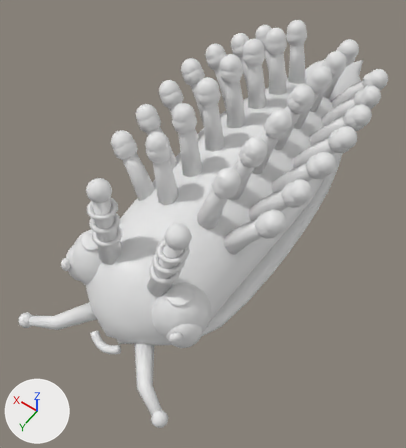
Before and after pictures for a commit that changed the FBX model EvolutionShop/Assets/EvolutionShop/Resources/Art/DioramaKit/DioramaDrizzler.fbx.
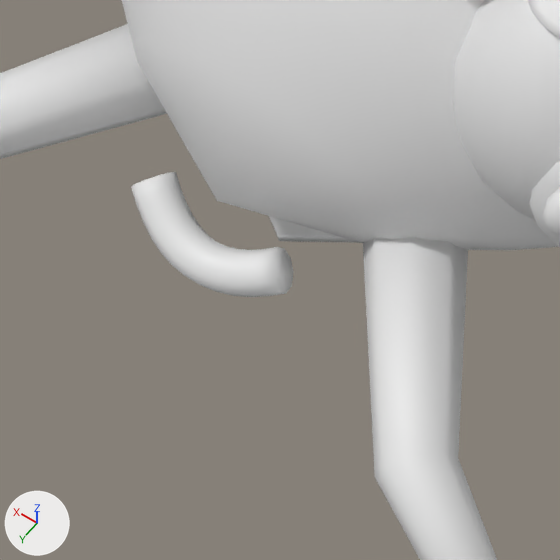
The first picture shows the older version from a 50 mm lens placed at (-0.307, 0.567, 0.627), pointed at (0.01, 0.124, -0.069). The close-ups show the older and then the newer version on the part from 16% to 42% of the width and 66% to 90% of the height of that picture. Only the edits that show in the close-ups are written down. Lighting does not change. The marker at lower left points along +X, +Y and +Z. Where no turn or scale is listed for an object, it has been applied to the vertices.

Objects in the first close-up: 'Body', 'Eyes', 'Left fin pivot', 'Lids', 'Lips', 'Pupils', 'Right fin pivot' and 1 more.
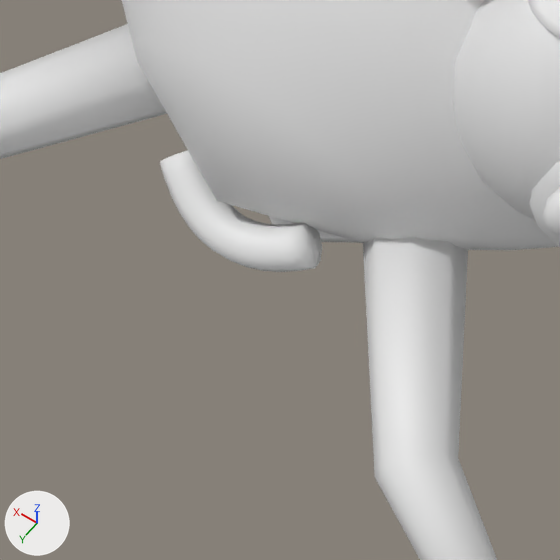
The change, as a list of edits to the scene's bpy script:
```text
Change ob_lips:
    ob_lips.location: (0.0, 0.0, 0.0) -> (-0.0029, -0.0085, 0.0036)
```

Location of each change, [x1, y1, x2, y2] in pixels of the close-ups (560 x 560 px):
'Lips', moved
    before: [131, 172, 294, 297]
    after: [160, 150, 322, 272]
